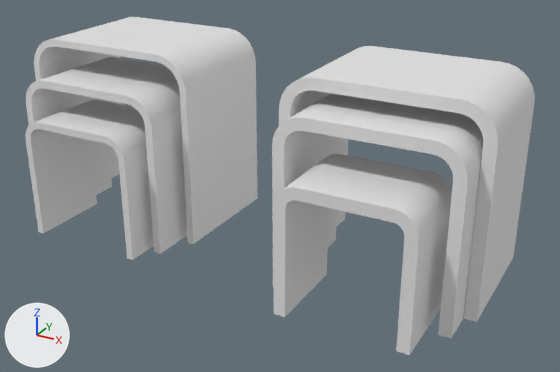
Two versions of the Blender file Cubes.blend, one commit apart.
One viewpoint serves both versions: a 50 mm lens placed at (5.31, -6.61, 3.87), pointed at (1.85, -0.32, 0.73). Lighting does not change. The marker at lower left points along +X, +Y and +Z.
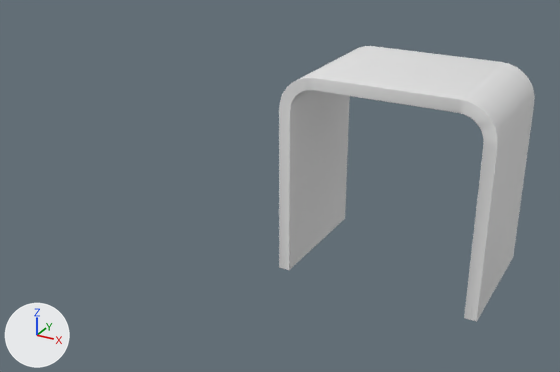
Boxes (x1, y1, x2, y2) around the edits, measured in the pictures (560 x 372 px):
```json
{"object": "Cube", "change": "hidden", "before": [34, 17, 258, 244]}
{"object": "Cube.005", "change": "hidden", "before": [273, 154, 452, 355]}
{"object": "Cube.004", "change": "hidden", "before": [272, 93, 483, 338]}
{"object": "Cube.003", "change": "hidden", "before": [25, 100, 154, 260]}
{"object": "Cube.002", "change": "hidden", "before": [26, 57, 187, 254]}
```

Scene script edits in JSON lines:
```json
{"op": "add", "block": "ob_cube", "code": "_m = ob_cube.modifiers.new('Bevel', 'BEVEL')"}
{"op": "add", "block": "ob_cube", "code": "_m.width = 2.73"}
{"op": "add", "block": "ob_cube", "code": "_m.width_pct = 2.73"}
{"op": "add", "block": "ob_cube", "code": "ob_cube.hide_set(True)"}
{"op": "add", "block": "ob_cube_002", "code": "ob_cube_002.hide_set(True)"}
{"op": "add", "block": "ob_cube_003", "code": "ob_cube_003.hide_set(True)"}
{"op": "add", "block": "ob_cube_004", "code": "ob_cube_004.hide_set(True)"}
{"op": "add", "block": "ob_cube_005", "code": "ob_cube_005.hide_set(True)"}
```
